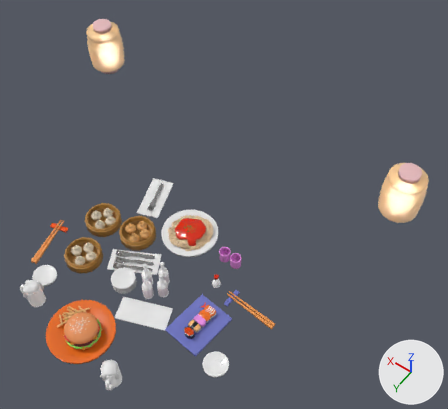
Two versions of the glTF model works/MealOnTheTable/Food-All.glb, one commit apart.
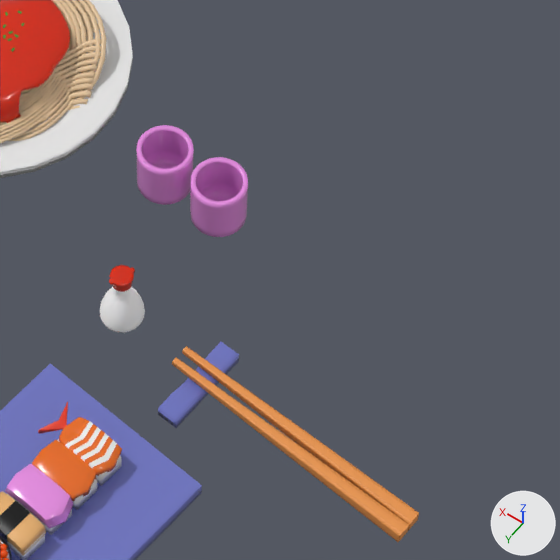
The first picture shows the older version from a camera (50 mm lens) standing at (-16.8, 6.6, 35.0) and looking at (-3.1, -12.5, 5.0). The close-ups show both versions on the part from 43% to 68% of the width and 54% to 82% of the height of that picture; other places that the commit changed are outside them. Arrows for +X, +Y and +Z are at lower right; the lights stay in place. Where no turn or scale is listed for an object, it has been applied to the vertices.

Script lines for the objects in view, before the commit:
```python
mat_clear_glass = principled_material('Clear-Glass')
mat_clear_glass.base_color = (1.0, 1.0, 1.0)  # white #ffffff
mat_clear_glass.metallic = 1.0
mat_clear_glass.roughness = 1.0
me_cube_010 = bpy.data.meshes.new('Cube.010')
me_cube_010.from_pydata(...)  # 60 vertices, 116 faces; spans x -0.191..0.191, y -0.623..0.623, z -0.088..0.088
me_cube_010.materials.append(mat_deep_purple)  # blue #6e74c1
me_cube_049 = bpy.data.meshes.new('Cube.049')
me_cube_049.from_pydata(...)  # 156 vertices, 308 faces; spans x -0.383..0.636, y -0.328..0.267, z -0.133..0.067
# faces by material slot: [212, 64, 32]
me_cube_049.materials.append(mat_salmon)  # orange #e76b1f
me_cube_049.materials.append(mat_material_006)  # white #e7e7e7
me_cube_049.materials.append(mat_red_tail)  # red #e73b1f
me_cylinder_013 = bpy.data.meshes.new('Cylinder.013')
me_cylinder_013.from_pydata(...)  # 832 vertices, 1660 faces; spans x -0.99..0.99, y -1.0..1.0, z -1.0..2.05
me_cylinder_013.materials.append(mat_clear_glass)  # white #ffffff
me_cylinder_065 = bpy.data.meshes.new('Cylinder.065')
me_cylinder_065.from_pydata(...)  # 384 vertices, 764 faces; spans x -0.369..0.369, y -0.369..0.369, z -0.428..0.369
me_cylinder_065.materials.append(mat_pink_tune)  # pink #e78ee2
ob_cube_003 = bpy.data.objects.new('Cube.003', me_cube_010)
ob_cube_003.location = (-5.97, -9.39, 0.85)
ob_cube_055 = bpy.data.objects.new('Cube.055', me_cube_049)
ob_cube_055.location = (-5.56, -7.67, 1.43)
ob_cylinder_015 = bpy.data.objects.new('Cylinder.015', me_cylinder_065)
ob_cylinder_015.location = (-3.84, -11.65, 1.14)
ob_cylinder_026 = bpy.data.objects.new('Cylinder.026', me_cylinder_013)
ob_cylinder_026.location = (-4.57, -9.69, 0.99)
ob_cylinder_026.rotation_euler = (0.0, 0.0, 1.457)  # degrees (0, 0, 83)
ob_cylinder_026.scale = (0.285, 0.285, 0.258)
# also in view: 'Cube.010' at (-7.4, -9.4, 0.9); 'Sphere.009' at (-0.9, -11.8, 1.4); 'Cube.054' at (-5.5, -7.2, 1.4); 'Noodle.001' at (-0.9, -11.8, 1.2); 'Cylinder.014' at (-4.7, -11.6, 1.1)
```
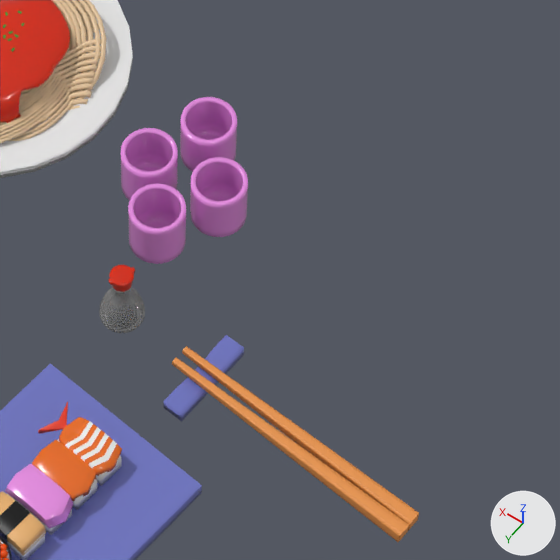
Location of each change, (x1, y1, x2, y2) in pixels of the close-ups (560 x 560 px):
'Cylinder.015', moved
    before: (136, 125, 194, 205)
    after: (128, 183, 186, 264)
'Cylinder.018', added
    after: (180, 97, 237, 172)
'Cylinder.016', added
    after: (121, 128, 178, 201)
'Cube.003', moved
    before: (158, 342, 239, 428)
    after: (164, 335, 244, 421)
'Cylinder.026', surface changed, recoloured, rescaled
    before: (100, 286, 145, 332)
    after: (99, 286, 145, 333)

Diff of the bpy script that builds the scene:
```diff
--- a/works/MealOnTheTable/Food-All.glb.py
+++ b/works/MealOnTheTable/Food-All.glb.py
@@ mat_clear_glass @@
 mat_clear_glass = principled_material('Clear-Glass')
-mat_clear_glass.base_color = (1.0, 1.0, 1.0)  # white #ffffff
+mat_clear_glass.base_color = (0.8, 0.8, 0.8)  # white #e7e7e7
 mat_clear_glass.metallic = 1.0
-mat_clear_glass.roughness = 1.0
+mat_clear_glass.roughness = 0.0
@@ ob_cube_003 @@
 ob_cube_003 = bpy.data.objects.new('Cube.003', me_cube_010)
-ob_cube_003.location = (-5.97, -9.39, 0.85)
+ob_cube_003.location = (-5.97, -9.5, 0.85)
@@ ob_cylinder_026 @@
 ob_cylinder_026.rotation_euler = (0.0, 0.0, 1.457)  # degrees (0, 0, 83)
-ob_cylinder_026.scale = (0.285, 0.285, 0.258)
+ob_cylinder_026.scale = (0.29, 0.29, 0.263)
@@ ob_cylinder_015 @@
 ob_cylinder_015 = bpy.data.objects.new('Cylinder.015', me_cylinder_065)
-ob_cylinder_015.location = (-3.84, -11.65, 1.14)
+ob_cylinder_015.location = (-4.28, -10.86, 1.14)
@@ ob_cylinder_018 @@
+ob_cylinder_018 = bpy.data.objects.new('Cylinder.018', me_cylinder_065.copy())  # the mesh of ob_cylinder_015
+ob_cylinder_018.location = (-4.05, -12.34, 1.14)
@@ ob_cylinder_016 @@
+ob_cylinder_016 = bpy.data.objects.new('Cylinder.016', me_cylinder_065.copy())  # the mesh of ob_cylinder_015
+ob_cylinder_016.location = (-3.7, -11.49, 1.14)
```
